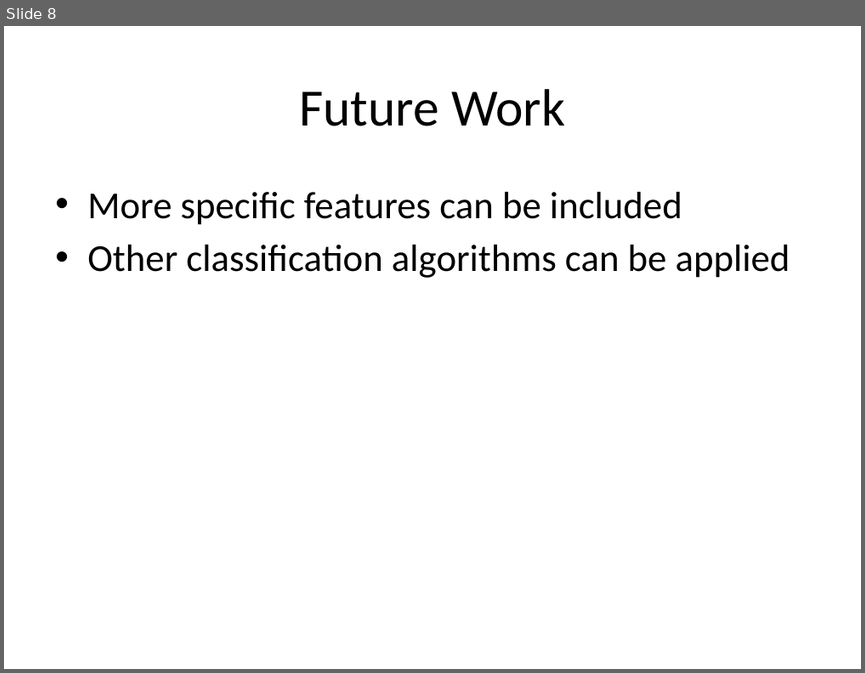
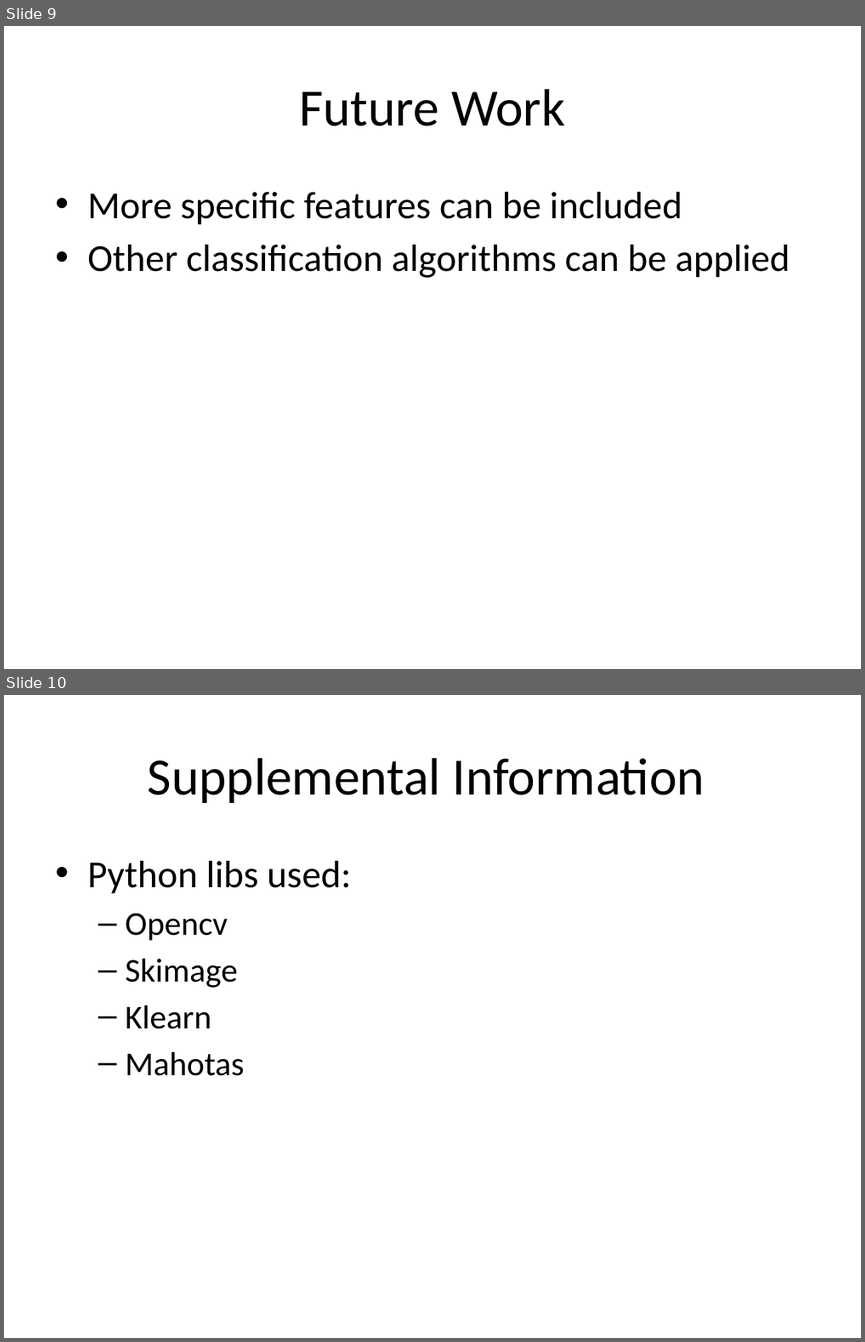
Before and after one commit to EryueChen/Foreign-Exchange, a slide deck: Midterm/midterm_slides.pptx. Shown one above the other, each under a label of ours: slide 8 before the commit, slides 9 and 10 after it. The pictures are 865x673 and 865x1342 pixels, drawn with LibreOffice and Linux fonts; fonts in the diff are those of the drawing. Boxes give left, top, right and bottom in pixels: in the first picture for what was removed or moved away, otherwise in the second. Text is boxed around its words. In the diff, an @@ line names an element or a change of style, - is before the commit and + after.

```diff
--- a/Midterm/midterm_slides.pptx
+++ b/Midterm/midterm_slides.pptx
@@ slide 10 added at (x1=4, y1=695, x2=861, y2=1338), background #FFFFFF @@
@@ title added at (x1=148, y1=758, x2=704, y2=803), 44 pt, text #000000 @@
+Supplemental Information
@@ text added at (x1=87, y1=861, x2=351, y2=1076), 28 pt, text #000000 @@
+• Python libs used:
+  – Opencv
+  – Skimage
+  – Klearn
+  – Mahotas
@@ what was slide 8 is now slide 9 @@
```
Also in this commit, not shown: 2 other slides added, 1 slide removed, 1 other file.
